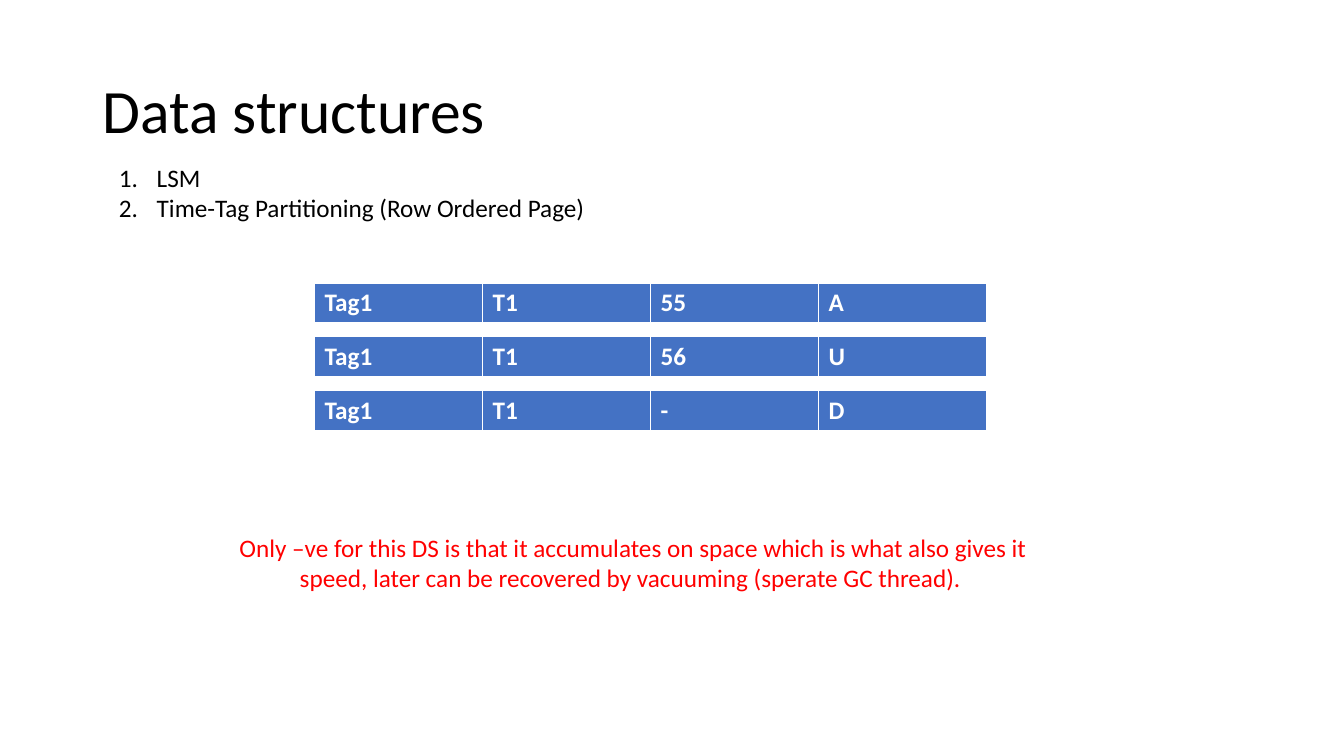
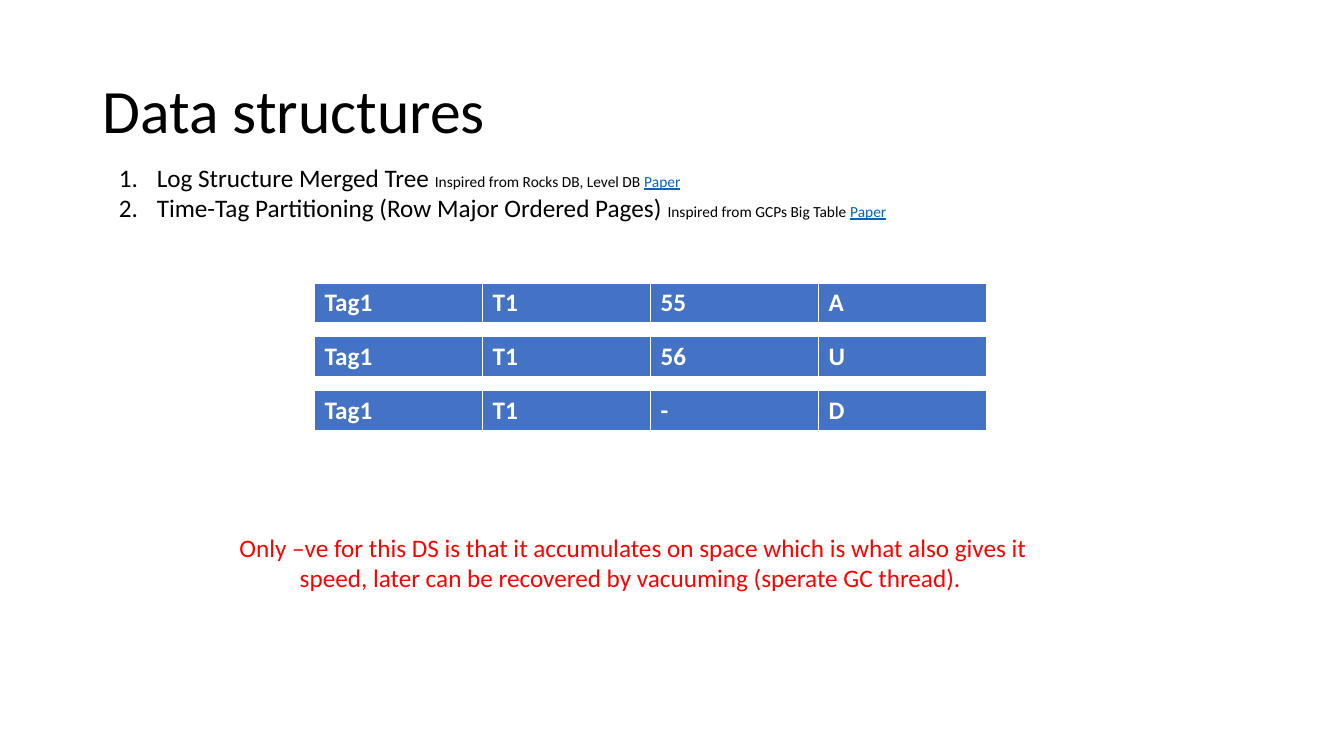
Before and after one commit to LRagji/redis-lsm-timeseries, a slide deck: slide 4 of docs/concept.pptx. Drawn at 1344x756 pixels with LibreOffice and Linux fonts; fonts in the diff are those of the drawing. Boxes give left, top, right and bottom in pixels: in the first picture for what was removed or moved away, otherwise in the second. Text is boxed around its words. In the diff, an @@ line names an element or a change of style, - is before the commit and + after.

```diff
--- a/docs/concept.pptx
+++ b/docs/concept.pptx
@@ text at [157, 169, 886, 222]: text changed @@
-1. LSM
-2. Time-Tag Partitioning (Row Ordered Page)
+1. Log Structure Merged Tree Inspired from Rocks DB, Level DB Paper
+2. Time-Tag Partitioning (Row Major Ordered Pages) Inspired from GCPs Big Table Paper
```
Also in this commit, not shown: 3 other slides changed, 1 other file.
